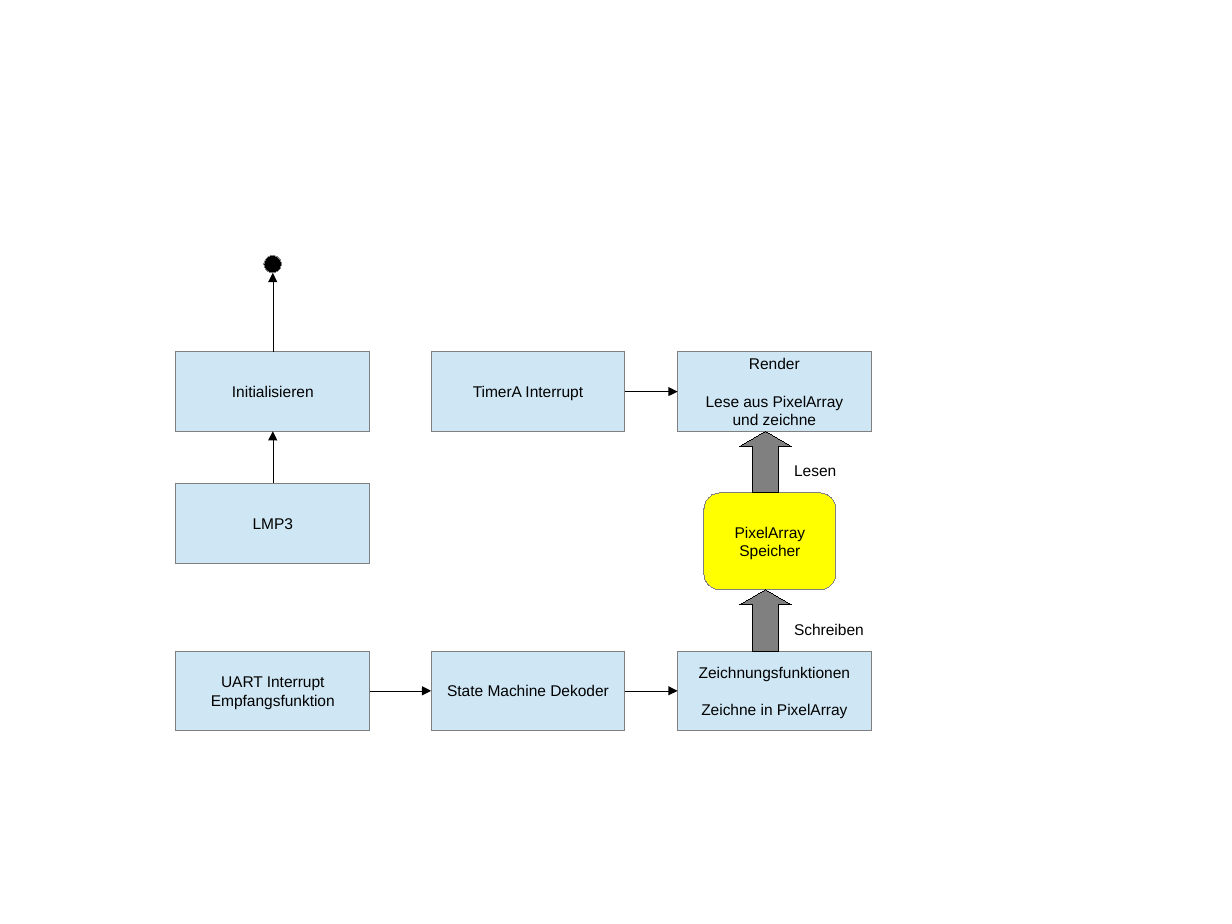
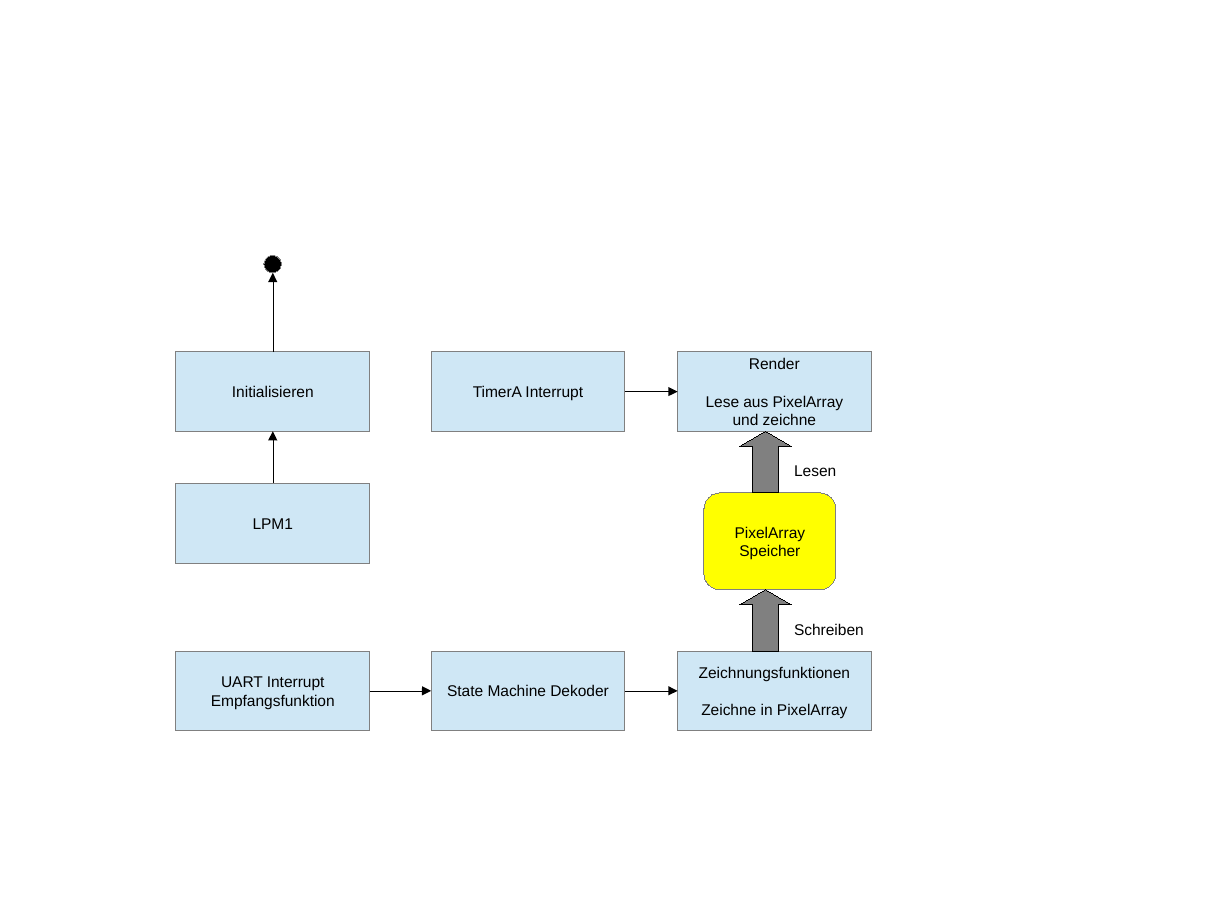
Before and after one commit to TheComet/led-matrix, a slide deck: slide 1 of docs/Display-Flussdiagramm.odp. Drawn at 1232x924 pixels with LibreOffice and Linux fonts; fonts in the diff are those of the drawing. Boxes give left, top, right and bottom in pixels: in the first picture for what was removed or moved away, otherwise in the second. Text is boxed around its words. In the diff, an @@ line names an element or a change of style, - is before the commit and + after.

```diff
--- a/docs/Display-Flussdiagramm.odp
+++ b/docs/Display-Flussdiagramm.odp
@@ text in rectangle at <box>253,518,293,529</box>: text changed @@
-LMP3
+LPM1
```
Also in this commit, not shown: 38 other files.
